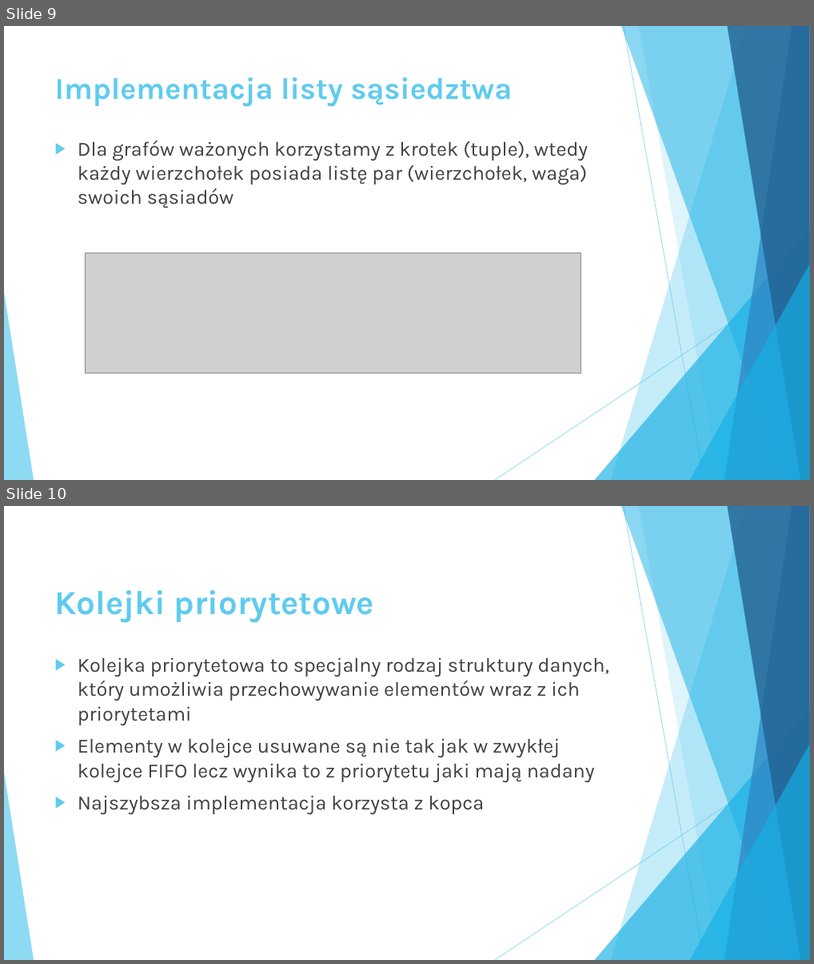
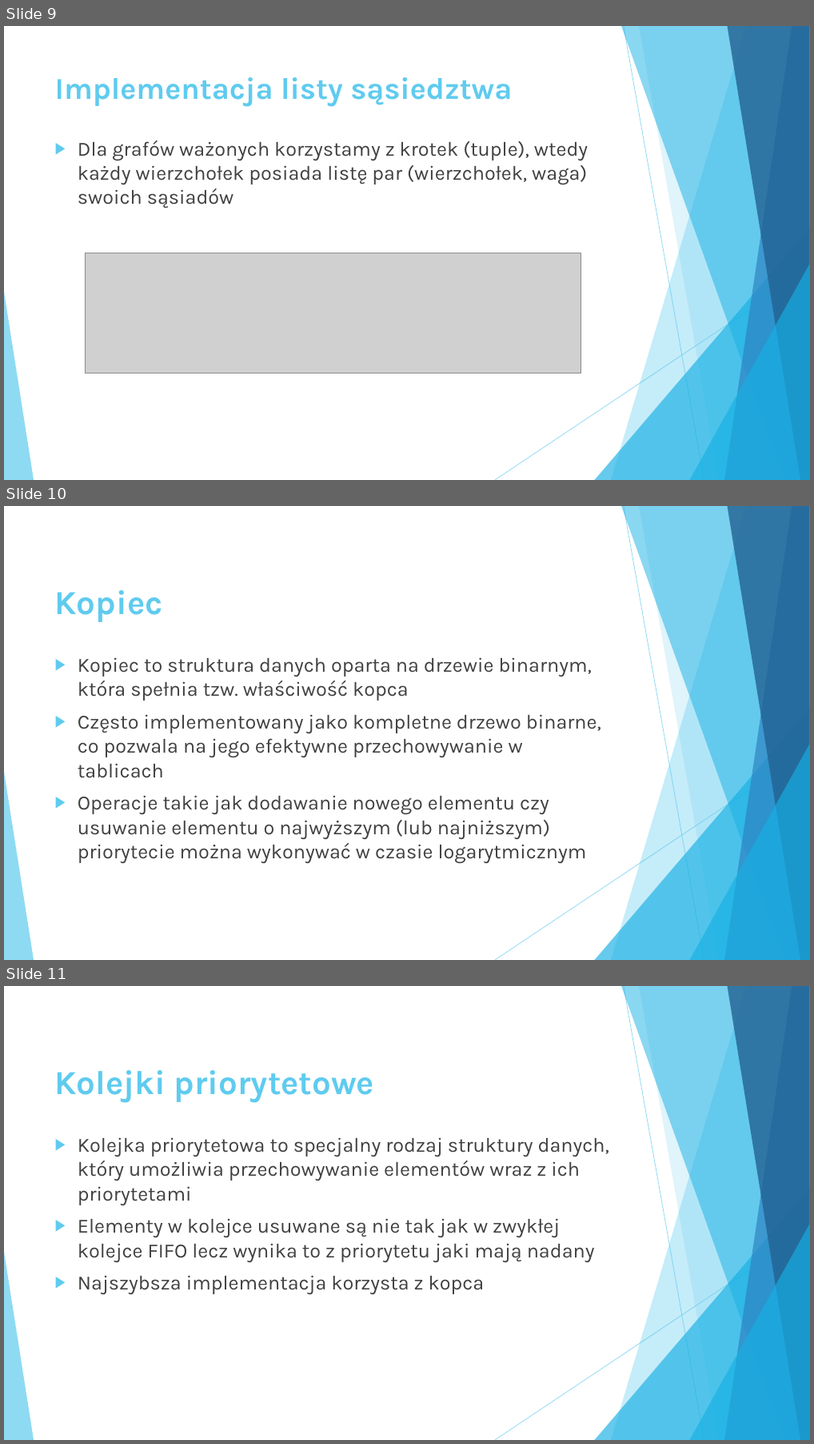
Before and after one commit to Karol301/JPWP-Projekt, a slide deck: prezentacja JPWP.pptx. Shown one above the other, each under a label of ours: slides 9 and 10 before the commit, slides 9, 10 and 11 after it. The pictures are 814x964 and 814x1444 pixels, drawn with LibreOffice and Linux fonts; fonts in the diff are those of the drawing; grey boxes stand for pictures. Boxes give left, top, right and bottom in pixels: in the first picture for what was removed or moved away, otherwise in the second. Text is boxed around its words. In the diff, an @@ line names an element or a change of style, - is before the commit and + after.

```diff
--- a/prezentacja JPWP.pptx
+++ b/prezentacja JPWP.pptx
@@ slide 10 added at <box>4,506,810,960</box>, background #FFFFFF; not listed: 10 template elements that a slide beside it also shows @@
@@ title added at <box>55,590,163,622</box>, 40 pt, text #5FCBEF, bold @@
+Kopiec
@@ text added at <box>78,657,602,863</box>, 24 pt, text #404040 @@
+▶ Kopiec to struktura danych oparta na drzewie binarnym, która spełnia tzw. właściwość kopca
+▶ Często implementowany jako kompletne drzewo binarne, co pozwala na jego efektywne przechowywanie w tablicach
+▶ Operacje takie jak dodawanie nowego elementu czy usuwanie elementu o najwyższym (lub najniższym) priorytecie można wykonywać w czasie logarytmicznym
@@ what was slide 10 is now slide 11 @@
```
Also in this commit, not shown: 1 slide changed, 1 other file.
